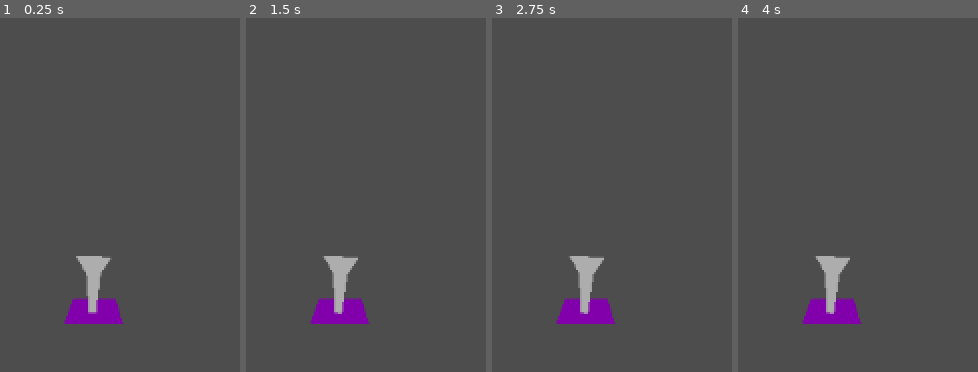
Above: before the commit, frames 1-4 (left to right).
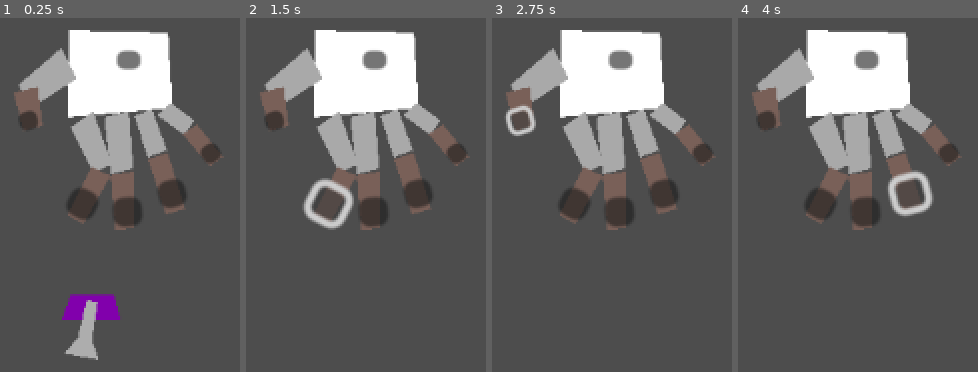
Above: after the commit, the same moments.

Repository: Peter-Pyshnyy/LudumDare57
Game: Godot game, scene res://scenes/levels/level1.tscn
The game is run twice, just before and just after one commit, with the same random seed, the same clock (stepped at 60 frames per second) and the same inputs. This scene is started directly instead of the project's main scene.
Inputs (mouse positions are in pixels of both pictures, inside the frame that each line leads up to):
- Up to frame 1 (0.25 s): no input
- Up to frame 2 (1.5 s): click (375, 60) at 0.52 s; click (327, 205) at 1.27 s
- Up to frame 3 (2.75 s): click (520, 120) at 2.02 s
- Up to frame 4 (4 s): click (865, 212) at 2.77 s; click (910, 195) at 3.52 s

The runs differ from the first frame. In frame 1, 25% of the frame differs, in the area x 5-93%, y 3-97%; in frame 2, 25%, in the area x 5-93%, y 3-87%; in frame 3, 25%; in frame 4, 25%.

Commit message:
fixed the hand (only index for now)

Diff:
--- a/assets/placeholder.gd
+++ /dev/null
@@ -1 +0,0 @@
-extends Node
--- a/classes/placeholder.gd
+++ /dev/null
@@ -1 +0,0 @@
-extends Node
--- a/classes/zipper.gd
+++ b/classes/zipper.gd
@@ -14,3 +14,11 @@
 func _physics_process(delta: float) -> void:
 	if collision_shape:
 		collision_shape.b.x = slider.position.x
+
+
+func _on_handle_body_entered(body):
+	pass
+
+
+func _on_handle_body_shape_entered(body_rid, body, body_shape_index, local_shape_index):
+	pass # Replace with function body.
--- a/project.godot
+++ b/project.godot
@@ -14,6 +14,10 @@
 run/main_scene="uid://dmo50do0b76f1"
 config/features=PackedStringArray("4.4", "Forward Plus")
 
+[physics]
+
+2d/physics_engine="Rapier2D"
+
 [rendering]
 
 textures/canvas_textures/default_texture_filter=0
--- /dev/null
+++ b/scenes/Objects/handle.gd
@@ -0,0 +1,4 @@
+extends RigidBody2D
+
+func _physics_process(delta):
+	pass
--- a/scenes/Objects/zipper.tscn
+++ b/scenes/Objects/zipper.tscn
@@ -1,16 +1,24 @@
-[gd_scene load_steps=3 format=3 uid="uid://xstywed8a4ni"]
+[gd_scene load_steps=6 format=3 uid="uid://xstywed8a4ni"]
 
 [ext_resource type="Script" uid="uid://c4yd1sro05qu5" path="res://classes/zipper.gd" id="1_01k3e"]
+[ext_resource type="Script" uid="uid://fyil3i0su26b" path="res://scenes/Objects/handle.gd" id="2_6a7oh"]
 
 [sub_resource type="SegmentShape2D" id="SegmentShape2D_uaosp"]
 b = Vector2(-39.11, 0)
+
+[sub_resource type="PhysicsMaterial" id="PhysicsMaterial_tbvg1"]
+friction = 0.0
+rough = true
+absorbent = true
+
+[sub_resource type="PhysicsMaterial" id="PhysicsMaterial_6a7oh"]
+absorbent = true
 
 [node name="Zipper" type="Node2D"]
 script = ExtResource("1_01k3e")
 
 [node name="Base" type="StaticBody2D" parent="."]
 rotation = 1.5708
-collision_layer = 4
 
 [node name="BaseCol" type="CollisionShape2D" parent="Base"]
 rotation = -1.5708
@@ -20,12 +28,16 @@
 rotation = 1.5708
 node_a = NodePath("../Base")
 node_b = NodePath("../Handle")
+bias = 0.9
 length = 408.0
 initial_offset = 1.0
 
 [node name="Slider" type="RigidBody2D" parent="."]
-collision_layer = 4
-mass = 0.1
+collision_layer = 2
+collision_mask = 4
+mass = 1000.0
+physics_material_override = SubResource("PhysicsMaterial_tbvg1")
+sleeping = true
 lock_rotation = true
 
 [node name="Polygon2D" type="Polygon2D" parent="Slider"]
@@ -37,21 +49,30 @@
 [node name="PinJoint2D" type="PinJoint2D" parent="."]
 node_a = NodePath("../Slider")
 node_b = NodePath("../Handle")
+bias = 0.9
 angular_limit_enabled = true
 angular_limit_lower = -0.872665
 angular_limit_upper = 0.872665
 
 [node name="Handle" type="RigidBody2D" parent="."]
 collision_layer = 4
-mass = 0.144
+collision_mask = 3
+mass = 6.183
+physics_material_override = SubResource("PhysicsMaterial_6a7oh")
+gravity_scale = 0.209
+contact_monitor = true
+script = ExtResource("2_6a7oh")
 
 [node name="CollisionPolygon2D" type="CollisionPolygon2D" parent="Handle"]
 position = Vector2(0, -1.71788)
 scale = Vector2(2.5682, 2.5682)
-polygon = PackedVector2Array(-1, 2, 1, 2, 2, -9, 5, -14, -5, -14, -2, -9)
+polygon = PackedVector2Array(-1.55751, 1.83704, 1.55751, 1.83704, 2, -9, 5, -14, -5, -14, -2, -9)
 
 [node name="Polygon2D" type="Polygon2D" parent="Handle"]
 position = Vector2(0, -1.71788)
 scale = Vector2(2.5682, 2.5682)
 color = Color(0.678944, 0.678944, 0.678944, 1)
-polygon = PackedVector2Array(-1, 2, 1, 2, 2, -9, 5, -14, -5, -14, -2, -9)
+polygon = PackedVector2Array(-1.55751, 1.83704, 1.55751, 1.83704, 2, -9, 5, -14, -5, -14, -2, -9)
+
+[connection signal="body_entered" from="Handle" to="." method="_on_handle_body_entered"]
+[connection signal="body_shape_entered" from="Handle" to="." method="_on_handle_body_shape_entered"]
--- a/scenes/grips.gd
+++ b/scenes/grips.gd
@@ -5,14 +5,17 @@
 @onready var mid_target = $"Palm/IK Targets/Mid Target"
 @onready var ring_target = $"Palm/IK Targets/Ring Target"
 @onready var pinky_target = $"Palm/IK Targets/Pinky Target"
-@onready var palm = $Palm
 @onready var thumb_anchor = $"Palm/Thumb1/Thumb2/Thumb Anchor"
 @onready var index_anchor = $"Palm/Index1/Index2/Index Anchor"
 @onready var mid_anchor = $"Palm/Mid1/Mid2/Mid Anchor"
 @onready var ring_anchor = $"Palm/Ring1/Ring2/Ring Anchor"
 @onready var pinky_anchor = $"Palm/Pinky1/Pinky2/Pinky Anchor"
+@onready var limb_hand = $".."
+@onready var limb_index = $"Palm/IK Targets/Limb Index"
+
 
 var target: Node2D
+var limb: Limb
 var is_dragging = false
 var is_palm = false
 var offset: Vector2
@@ -21,18 +24,30 @@
 func _input(event):
 	if is_palm and event is InputEventMouseButton:
 		if event.button_index == MOUSE_BUTTON_WHEEL_UP:
-			palm.rotate(deg_to_rad(-3))
+			limb_hand.rotate(deg_to_rad(-3))
 		elif event.button_index == MOUSE_BUTTON_WHEEL_DOWN:
-			palm.rotate(deg_to_rad(3))
+			limb_hand.rotate(deg_to_rad(3))
+	if event is InputEventMouseMotion:
+		if is_dragging:
+			target.global_position = get_global_mouse_position() - offset
+			print($"../CollisionShape2D".position)
 
 func _physics_process(delta):
-	if is_dragging:
-		target.global_position = get_global_mouse_position() - offset
+	pass
 
 func focus_target(t: Node2D):
 	target = t
 	offset = get_global_mouse_position() - target.global_position
 	is_dragging = true
+
+func focus_limb(l: Limb):
+	limb = l
+	limb.offset = get_global_mouse_position() - limb.global_position
+	limb._dragging = true
+
+func unfocus_limb():
+	limb._dragging = false
+	reset_anchors()
 
 func unfocus():
 	is_dragging = false
@@ -40,7 +55,7 @@
 
 func reset_anchors():
 	thumb_target.global_position = thumb_anchor.global_position
-	index_target.global_position = index_anchor.global_position
+	limb_index.global_position = index_anchor.global_position
 	mid_target.global_position = mid_anchor.global_position
 	ring_target.global_position = ring_anchor.global_position
 	pinky_target.global_position = pinky_anchor.global_position
@@ -52,11 +67,11 @@
 	unfocus()
 
 func _on_index_select_button_down():
-	focus_target(index_target)
+	focus_limb(limb_index)
 
 
 func _on_index_select_button_up():
-	unfocus()
+	unfocus_limb()
 
 
 func _on_mid_select_button_down():
@@ -84,10 +99,8 @@
 
 
 func _on_palm_select_button_down():
-	is_palm = true
-	focus_target(palm)
+	focus_limb(limb_hand)
 
 
 func _on_palm_select_button_up():
-	is_palm = false
-	unfocus()
+	unfocus_limb()
--- a/scenes/hand.tscn
+++ b/scenes/hand.tscn
@@ -1,6 +1,7 @@
-[gd_scene load_steps=19 format=3 uid="uid://cyiacwvceu3mp"]
+[gd_scene load_steps=22 format=3 uid="uid://cyiacwvceu3mp"]
 
 [ext_resource type="Script" uid="uid://cfbetsvoob6r8" path="res://scenes/grips.gd" id="1_eyfoh"]
+[ext_resource type="Script" uid="uid://dfdneti23ltj3" path="res://scenes/limb.gd" id="1_k7pjy"]
 
 [sub_resource type="SkeletonModification2DTwoBoneIK" id="SkeletonModification2DTwoBoneIK_eyfoh"]
 target_nodepath = NodePath("Palm/IK Targets/Thumb Target")
@@ -11,7 +12,7 @@
 joint_two_bone2d_node = NodePath("Palm/Thumb1/Thumb2")
 
 [sub_resource type="SkeletonModification2DTwoBoneIK" id="SkeletonModification2DTwoBoneIK_cmdsa"]
-target_nodepath = NodePath("Palm/IK Targets/Index Target")
+target_nodepath = NodePath("Palm/IK Targets/Limb Index/Index Target")
 joint_one_bone_idx = 3
 joint_one_bone2d_node = NodePath("Palm/Index1")
 joint_two_bone_idx = 4
@@ -47,8 +48,11 @@
 modifications/3 = SubResource("SkeletonModification2DTwoBoneIK_m1v21")
 modifications/4 = SubResource("SkeletonModification2DTwoBoneIK_kdemd")
 
-[sub_resource type="RectangleShape2D" id="RectangleShape2D_eyfoh"]
-size = Vector2(32.0868, 34)
+[sub_resource type="RectangleShape2D" id="RectangleShape2D_f44jc"]
+size = Vector2(9.47754, 20)
+
+[sub_resource type="RectangleShape2D" id="RectangleShape2D_ysndn"]
+size = Vector2(1.9095, 2.75115)
 
 [sub_resource type="RectangleShape2D" id="RectangleShape2D_cmdsa"]
 size = Vector2(15.7748, 8.7862)
@@ -56,9 +60,6 @@
 [sub_resource type="RectangleShape2D" id="RectangleShape2D_k7pjy"]
 size = Vector2(11.1249, 21.0054)
 
-[sub_resource type="RectangleShape2D" id="RectangleShape2D_m1v21"]
-size = Vector2(14.7185, 4.58039)
-
 [sub_resource type="RectangleShape2D" id="RectangleShape2D_kdemd"]
 size = Vector2(9.01015, 20.9917)
 
@@ -80,8 +81,17 @@
 [sub_resource type="RectangleShape2D" id="RectangleShape2D_bfalx"]
 size = Vector2(7.80298, 14.799)
 
-[node name="Hand" type="Node2D"]
+[sub_resource type="RectangleShape2D" id="RectangleShape2D_m1v21"]
+size = Vector2(9.34916, 20.8332)
+
+[sub_resource type="RectangleShape2D" id="RectangleShape2D_0eb3b"]
+size = Vector2(2.94587, 3.81838)
+
+[node name="Hand" type="CharacterBody2D"]
 position = Vector2(363, 159)
+collision_mask = 256
+input_pickable = true
+script = ExtResource("1_k7pjy")
 
 [node name="Skeleton2D" type="Skeleton2D" parent="."]
 position = Vector2(1, -1)
@@ -99,9 +109,6 @@
 [node name="Thumb Target" type="Node2D" parent="Skeleton2D/Palm/IK Targets"]
 position = Vector2(-33.6217, 45.5483)
 
-[node name="Index Target" type="Node2D" parent="Skeleton2D/Palm/IK Targets"]
-position = Vector2(-12.6328, 89.2335)
-
 [node name="Mid Target" type="Node2D" parent="Skeleton2D/Palm/IK Targets"]
 position = Vector2(11.3797, 88.6153)
 
@@ -112,7 +119,39 @@
 position = Vector2(45.1428, 54.2644)
 
 [node name="Test Target" type="Node2D" parent="Skeleton2D/Palm/IK Targets"]
-position = Vector2(-141.786, 47.2359)
+position = Vector2(2.00231, 9.06737)
+
+[node name="Limb Index" type="CharacterBody2D" parent="Skeleton2D/Palm/IK Targets"]
+position = Vector2(-12.9022, 85.243)
+rotation = -1.5708
+scale = Vector2(1.59998, 1.59998)
+collision_layer = 4
+collision_mask = 256
+input_pickable = true
+script = ExtResource("1_k7pjy")
+
+[node name="Inner Index1" type="CollisionShape2D" parent="Skeleton2D/Palm/IK Targets/Limb Index"]
+z_index = 11
+position = Vector2(21.1136, 3.6221)
+rotation = 1.08731
+scale = Vector2(0.624999, 0.624999)
+shape = SubResource("RectangleShape2D_f44jc")
+
+[node name="Inner Index2" type="CollisionShape2D" parent="Skeleton2D/Palm/IK Targets/Limb Index"]
+z_index = 11
+position = Vector2(2.38419e-06, -3.78489e-06)
+rotation = -0.0149294
+scale = Vector2(1.59999, 1.59999)
+shape = SubResource("RectangleShape2D_ysndn")
+
+[node name="Index Target" type="Node2D" parent="Skeleton2D/Palm/IK Targets/Limb Index"]
+rotation = 1.5708
+scale = Vector2(0.625009, 0.625009)
+
+[node name="RT Index" type="RemoteTransform2D" parent="Skeleton2D/Palm/IK Targets/Limb Index"]
+position = Vector2(-2.86102e-06, 1.43051e-06)
+rotation = -3.18699
+remote_path = NodePath("../../../../../Outer Index2")
 
 [node name="PalmPolygon" type="Polygon2D" parent="Skeleton2D/Palm"]
 scale = Vector2(1.27778, 1)
@@ -130,16 +169,9 @@
 offset_right = 6.96072
 offset_bottom = 8.776
 
-[node name="Palm A2D" type="Area2D" parent="Skeleton2D/Palm/PalmPolygon"]
-
-[node name="Palm Collision" type="CollisionShape2D" parent="Skeleton2D/Palm/PalmPolygon/Palm A2D"]
-position = Vector2(-0.391205, 11)
-shape = SubResource("RectangleShape2D_eyfoh")
-
 [node name="Thumb1" type="Bone2D" parent="Skeleton2D/Palm"]
 position = Vector2(-23, 4)
 rotation = 0.612801
-scale = Vector2(1, 1)
 rest = Transform2D(0.81804, 0.575161, -0.575161, 0.81804, -23, 4)
 metadata/_local_pose_override_enabled_ = true
 
@@ -147,7 +179,7 @@
 z_index = 1
 position = Vector2(-19, 17)
 rotation = 2.41168
-scale = Vector2(1, 1)
+scale = Vector2(0.999999, 0.999999)
 rest = Transform2D(-0.745234, 0.666802, -0.666802, -0.745234, -19, 17)
 auto_calculate_length_and_angle = false
 length = 16.0
@@ -177,8 +209,8 @@
 [node name="Thumb2 Collision" type="CollisionShape2D" parent="Skeleton2D/Palm/Thumb1/Thumb2/Thumb2Polygon/Thumb2 A2D"]
 position = Vector2(7.87424, -1.61942)
 rotation = 0.0455898
-scale = Vector2(1, 1)
 shape = SubResource("RectangleShape2D_cmdsa")
+disabled = true
 
 [node name="Thumb Anchor" type="Node2D" parent="Skeleton2D/Palm/Thumb1/Thumb2"]
 position = Vector2(16.0009, -0.000105707)
@@ -193,12 +225,12 @@
 [node name="Thumb1 Collision" type="CollisionShape2D" parent="Skeleton2D/Palm/Thumb1/Thumb1Polygon/Thumb1 A2D"]
 position = Vector2(-7.21313, 10.6809)
 rotation = 0.868592
-scale = Vector2(1, 1)
 shape = SubResource("RectangleShape2D_k7pjy")
+disabled = true
 
 [node name="Index1" type="Bone2D" parent="Skeleton2D/Palm"]
 position = Vector2(-16, 30)
-rotation = -0.123401
+rotation = -0.1234
 scale = Vector2(0.999996, 0.999996)
 rest = Transform2D(0.992392, -0.123087, 0.123087, 0.992392, -16, 30)
 metadata/_local_pose_override_enabled_ = true
@@ -220,22 +252,13 @@
 polygon = PackedVector2Array(0.887119, 2.41943, 0.680382, -3.28194, 15.7886, -2.77266, 15.6189, 2.26341)
 
 [node name="Index Select" type="Button" parent="Skeleton2D/Palm/Index1/Index2/Index2Polygon"]
-anchors_preset = -1
 offset_left = 7.49463
 offset_top = -3.73989
 offset_right = 15.4946
 offset_bottom = 4.26011
 
-[node name="Index2 A2D" type="Area2D" parent="Skeleton2D/Palm/Index1/Index2/Index2Polygon"]
-
-[node name="Index2 Collision" type="CollisionShape2D" parent="Skeleton2D/Palm/Index1/Index2/Index2Polygon/Index2 A2D"]
-position = Vector2(8.03364, -0.115982)
-rotation = -0.00356145
-scale = Vector2(0.999999, 0.999999)
-shape = SubResource("RectangleShape2D_m1v21")
-
 [node name="Index Anchor" type="Node2D" parent="Skeleton2D/Palm/Index1/Index2"]
-position = Vector2(16.0006, 0.000744581)
+position = Vector2(16.0006, 0.000747681)
 
 [node name="Intex1Polygon" type="Polygon2D" parent="Skeleton2D/Palm/Index1"]
 position = Vector2(0, -1)
@@ -249,10 +272,21 @@
 position = Vector2(-3.02252, 13.2209)
 rotation = 0.120819
 shape = SubResource("RectangleShape2D_kdemd")
+disabled = true
+
+[node name="RT Outer Index1" type="RemoteTransform2D" parent="Skeleton2D/Palm/Index1"]
+position = Vector2(-2.6245, 12.0877)
+rotation = 0.139428
+remote_path = NodePath("../../../../Outer Index1")
+
+[node name="RT Inner Index1" type="RemoteTransform2D" parent="Skeleton2D/Palm/Index1"]
+position = Vector2(-2.62455, 12.0877)
+rotation = 0.131854
+remote_path = NodePath("../../IK Targets/Limb Index/Inner Index1")
 
 [node name="Mid1" type="Bone2D" parent="Skeleton2D/Palm"]
 position = Vector2(0, 28)
-rotation = -0.154739
+rotation = -0.154738
 scale = Vector2(0.999997, 0.999997)
 rest = Transform2D(0.988049, -0.154121, 0.154121, 0.988049, 0, 28)
 metadata/_local_pose_override_enabled_ = true
@@ -289,8 +323,8 @@
 [node name="Mid2 Collision" type="CollisionShape2D" parent="Skeleton2D/Palm/Mid1/Mid2/Mid2Polygon/Mid2 A2D"]
 position = Vector2(8.11305, 0.879272)
 rotation = 0.0256929
-scale = Vector2(1, 1)
 shape = SubResource("RectangleShape2D_n04oe")
+disabled = true
 
 [node name="Mid Anchor" type="Node2D" parent="Skeleton2D/Palm/Mid1/Mid2"]
 position = Vector2(16.0006, 0.000744581)
@@ -306,6 +340,7 @@
 position = Vector2(-2.02295, 13.3392)
 rotation = 0.041317
 shape = SubResource("RectangleShape2D_yinqy")
+disabled = true
 
 [node name="Ring1" type="Bone2D" parent="Skeleton2D/Palm"]
 position = Vector2(12, 27)
@@ -348,6 +383,7 @@
 rotation = -0.0545969
 scale = Vector2(0.999999, 0.999999)
 shape = SubResource("RectangleShape2D_ligq1")
+disabled = true
 
 [node name="Ring Anchor" type="Node2D" parent="Skeleton2D/Palm/Ring1/Ring2"]
 position = Vector2(16.0006, 0.000744581)
@@ -363,11 +399,12 @@
 position = Vector2(-1.32639, 9.25848)
 rotation = -0.087747
 shape = SubResource("RectangleShape2D_y1wyv")
+disabled = true
 
 [node name="Pinky1" type="Bone2D" parent="Skeleton2D/Palm"]
 position = Vector2(19, 26)
 rotation = -0.412971
-scale = Vector2(1, 1)
+scale = Vector2(0.999999, 0.999999)
 rest = Transform2D(0.915932, -0.401332, 0.401332, 0.915932, 19, 26)
 metadata/_local_pose_override_enabled_ = true
 
@@ -403,8 +440,8 @@
 [node name="Pinky2 Collision" type="CollisionShape2D" parent="Skeleton2D/Palm/Pinky1/Pinky2/Pinky2Polygon/Pinky2 A2D"]
 position = Vector2(8.99615, 0.0199585)
 rotation = -0.104934
-scale = Vector2(1, 1)
 shape = SubResource("RectangleShape2D_v24qn")
+disabled = true
 
 [node name="Pinky Anchor" type="Node2D" parent="Skeleton2D/Palm/Pinky1/Pinky2"]
 position = Vector2(16.0006, 0.000744581)
@@ -421,7 +458,24 @@
 position = Vector2(2.14682, 9.375)
 rotation = -0.325621
 shape = SubResource("RectangleShape2D_bfalx")
-
+disabled = true
+
+[node name="Outer Index1" type="CollisionShape2D" parent="."]
+z_index = 11
+position = Vector2(-10.9432, 40.6852)
+rotation = -0.408528
+scale = Vector2(0.999995, 0.999995)
+shape = SubResource("RectangleShape2D_m1v21")
+
+[node name="Outer Index2" type="CollisionShape2D" parent="."]
+z_index = 11
+position = Vector2(-19, 74)
+rotation = 1.59278
+scale = Vector2(1.6, 1.6)
+shape = SubResource("RectangleShape2D_0eb3b")
+
+[connection signal="input_event" from="." to="." method="_on_Draggable_input_event"]
+[connection signal="input_event" from="Skeleton2D/Palm/IK Targets/Limb Index" to="Skeleton2D/Palm/IK Targets/Limb Index" method="_on_Draggable_input_event"]
 [connection signal="button_down" from="Skeleton2D/Palm/PalmPolygon/Palm Select" to="Skeleton2D" method="_on_palm_select_button_down"]
 [connection signal="button_up" from="Skeleton2D/Palm/PalmPolygon/Palm Select" to="Skeleton2D" method="_on_palm_select_button_up"]
 [connection signal="button_down" from="Skeleton2D/Palm/Thumb1/Thumb2/Thumb2Polygon/Thumb Select" to="Skeleton2D" method="_on_thumb_select_button_down"]
--- a/scenes/levels/level1.tscn
+++ b/scenes/levels/level1.tscn
@@ -1,8 +1,13 @@
-[gd_scene load_steps=2 format=3 uid="uid://baw4loy5iwkq7"]
+[gd_scene load_steps=3 format=3 uid="uid://baw4loy5iwkq7"]
 
 [ext_resource type="PackedScene" uid="uid://xstywed8a4ni" path="res://scenes/Objects/zipper.tscn" id="1_x6ivy"]
+[ext_resource type="PackedScene" uid="uid://cyiacwvceu3mp" path="res://scenes/hand.tscn" id="2_4tcl0"]
 
 [node name="Node2D" type="Node2D"]
 
 [node name="Zipper" parent="." instance=ExtResource("1_x6ivy")]
 position = Vector2(743, 572)
+
+[node name="Hand" parent="." instance=ExtResource("2_4tcl0")]
+position = Vector2(761, 386)
+scale = Vector2(1.65, 1.65)
--- /dev/null
+++ b/scenes/limb.gd
@@ -0,0 +1,31 @@
+class_name  Limb extends CharacterBody2D
+
+var _dragging : bool = false
+var offset : Vector2 = Vector2(0, 0)
+
+func _process(delta: float) -> void:
+	if _dragging:
+		var current_position : Vector2 = global_position
+		var mouse_position : Vector2 = get_global_mouse_position() - offset
+
+		var distance : float = current_position.distance_to(mouse_position)
+		if distance > 10:
+			distance = 10
+
+		var direction : Vector2 = (current_position.direction_to(mouse_position)).normalized()
+
+		var speed : float = distance / delta
+
+		velocity = direction * speed
+		move_and_slide()
+		print(distance)
+
+func _input(event: InputEvent) -> void:
+	if event is InputEventMouseButton and event.button_index == MOUSE_BUTTON_LEFT and _dragging and not event.is_pressed():
+		_dragging = false
+
+func _on_Draggable_input_event(_viewport: Node, event: InputEvent, _shape_idx: int) -> void:
+		if event is InputEventMouseButton:
+			if event.button_index == MOUSE_BUTTON_LEFT:
+				print("event")
+				_dragging = event.is_pressed()
--- a/scenes/main.tscn
+++ b/scenes/main.tscn
@@ -2,19 +2,28 @@
 
 [ext_resource type="PackedScene" uid="uid://cyiacwvceu3mp" path="res://scenes/hand.tscn" id="1_o5qli"]
 
-[sub_resource type="WorldBoundaryShape2D" id="WorldBoundaryShape2D_o5qli"]
-distance = -149.0
+[sub_resource type="RectangleShape2D" id="RectangleShape2D_o5qli"]
+size = Vector2(982, 84)
 
 [node name="Node2D" type="Node2D"]
 
 [node name="Camera2D" type="Camera2D" parent="."]
 position = Vector2(-22, 41)
-scale = Vector2(1, 1)
-
-[node name="CollisionShape2D" type="CollisionShape2D" parent="."]
-position = Vector2(-6, 12)
-shape = SubResource("WorldBoundaryShape2D_o5qli")
 
 [node name="Hand" parent="." instance=ExtResource("1_o5qli")]
 position = Vector2(-3, -144)
 scale = Vector2(1.795, 1.795)
+
+[node name="Area2D" type="StaticBody2D" parent="."]
+collision_layer = 256
+collision_mask = 5
+
+[node name="CollisionShape2D" type="CollisionShape2D" parent="Area2D"]
+position = Vector2(-11, 187)
+shape = SubResource("RectangleShape2D_o5qli")
+
+[node name="ColorRect" type="ColorRect" parent="Area2D"]
+offset_left = -502.0
+offset_top = 144.0
+offset_right = 482.0
+offset_bottom = 231.0
Not shown, added: addons/godot-box2d/GearJoint2D.svg
Not shown, added: addons/godot-box2d/GearJoint2D.svg.import
Not shown, added: addons/godot-box2d/LICENSE.txt
Not shown, added: addons/godot-box2d/MotorJoint2D.svg
Not shown, added: addons/godot-box2d/MotorJoint2D.svg.import
Not shown, added: addons/godot-box2d/MouseJoint2D.svg
Not shown, added: addons/godot-box2d/MouseJoint2D.svg.import
Not shown, added: addons/godot-box2d/PulleyJoint2D.svg
Not shown, added: addons/godot-box2d/PulleyJoint2D.svg.import
Not shown, added: addons/godot-box2d/RopeJoint2D.svg
Not shown, added: addons/godot-box2d/RopeJoint2D.svg.import
Not shown, added: addons/godot-box2d/THIRDPARTY.txt
(and 127 more such lines)
